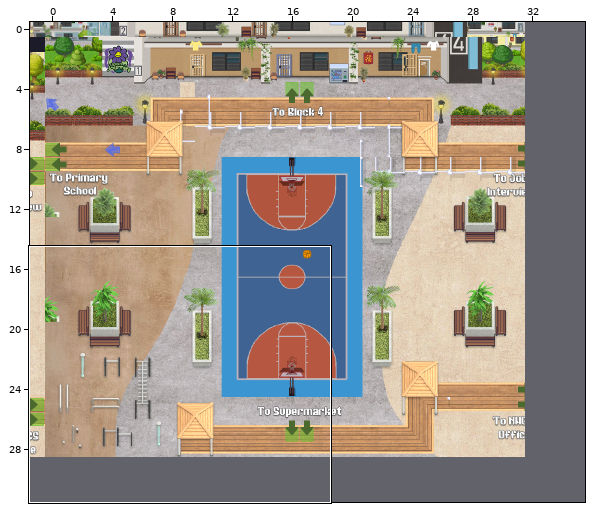
Level history. Tiled map (JSON): Basketball_court_v2.tmj. The picture above shows the old version from afar; the outline marks the close-up.
Close-up. First the earlier version:
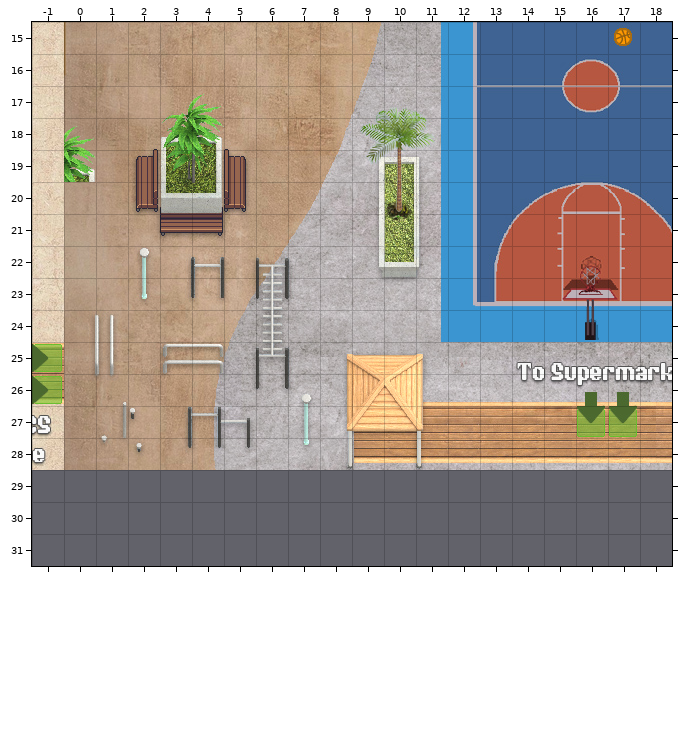
Cells are 32x32 px. Shown: x -1..18, y 15..31. The commit also changed other parts of the map, which this record leaves out. The commit also replaced the tileset; all pictures use the new one. The old version is drawn lined up with the new one.
After:
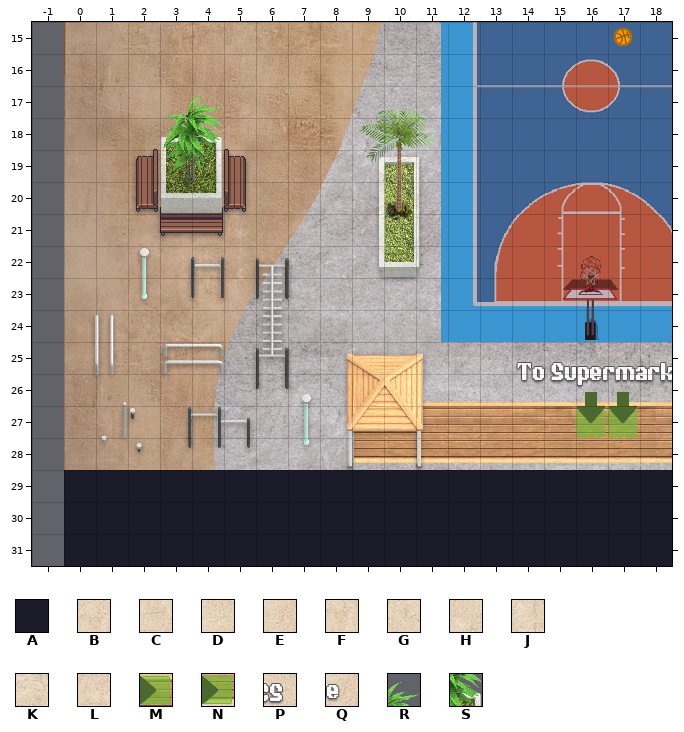
Key: from "Chunk 1": A 37; from "Chunk 2": B 243; from "Chunk 3": C 20, D 53, E 86, F 119, G 152, H 185, J 218, K 251; from "Chunk 4": L 28, M 61, N 94, P 127, Q 160; from "Chunk 6": R 76, S 105.
_ is an empty cell, . an unchanged one.
Difference:
everything moved by -1,+0 cells (the old picture is shown already moved)
--- layer "floor/BG image"
@@ x -1..18 @@
-15 B...................
-16 C...................
-17 D...................
-18 E...................
-19 F...................
-20 G...................
-21 H...................
-22 J...................
-23 K...................
-24 L...................
-25 M...................
-26 N...................
-27 P...................
-28 Q...................
-29 .___________________
-30 .___________________
-31 .___________________
+15 _...................
+16 _...................
+17 _...................
+18 _...................
+19 _...................
+20 _...................
+21 _...................
+22 _...................
+23 _...................
+24 _...................
+25 _...................
+26 _...................
+27 _...................
+28 _...................
+29 .AAAAAAAAAAAAAAAAAAA
+30 .AAAAAAAAAAAAAAAAAAA
+31 .AAAAAAAAAAAAAAAAAAA
--- layer "above/above"
@@ x 0..0 @@
-18 R
-19 S
+18 _
+19 _
Boxes around the changes in both close-ups, in picture pixels (x1, y1, x2, y2):
changed: (32, 22, 672, 566)
